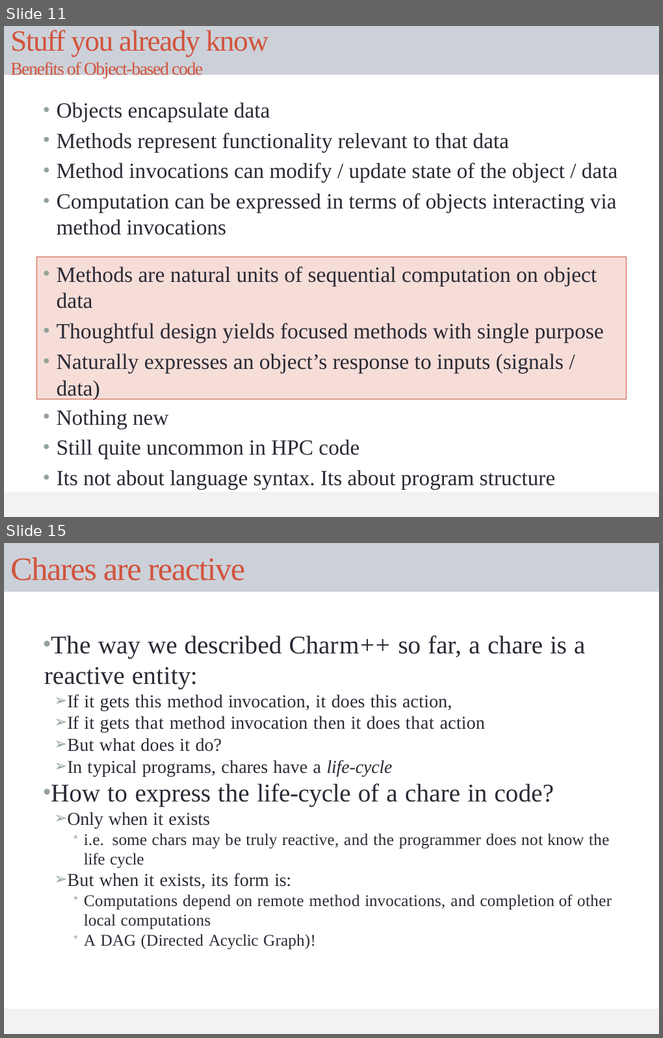
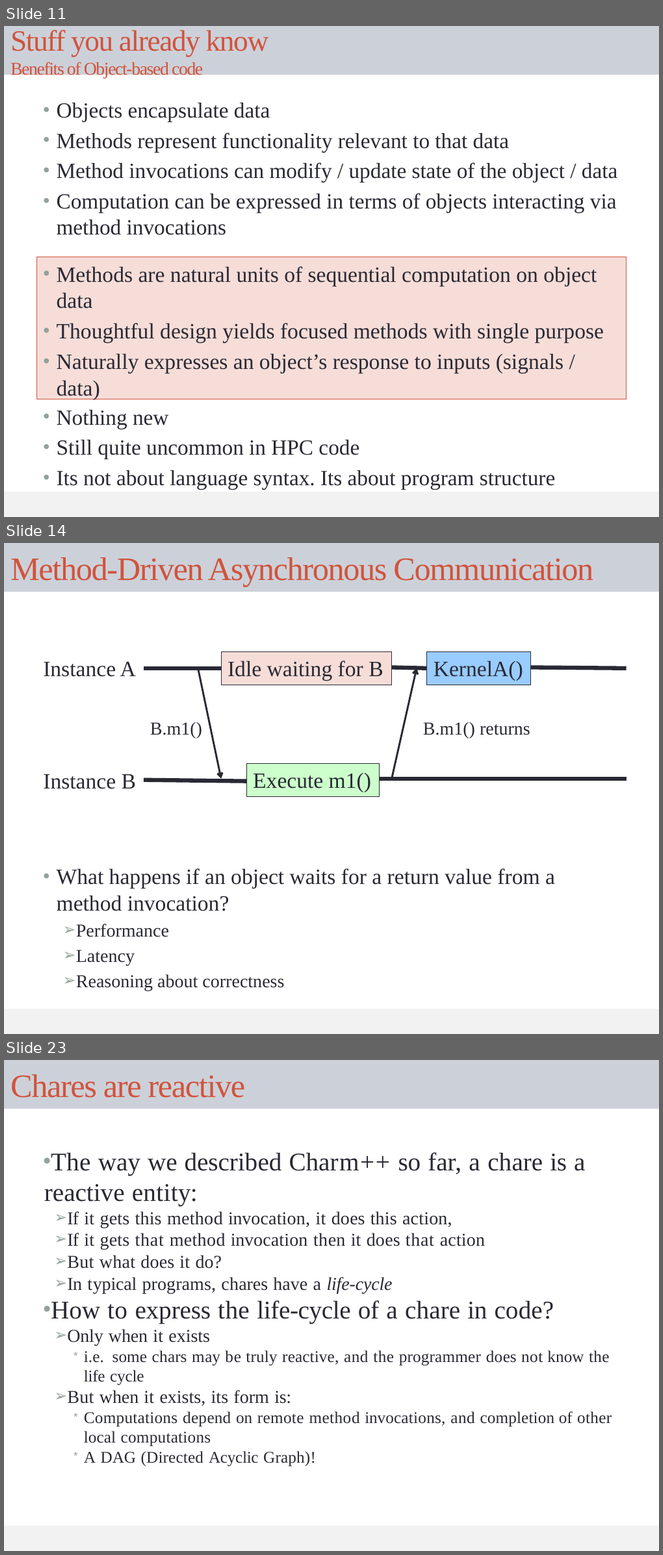
Before and after one commit to UIUC-PPL/charm_tutorial, a slide deck: tutorial.pptx. Shown one above the other, each under a label of ours: slides 11 and 15 before the commit, slides 11, 14 and 23 after it; the slides between them are not shown. The pictures are 663x1038 and 663x1555 pixels, drawn with LibreOffice and Linux fonts; fonts in the diff are those of the drawing. Boxes give left, top, right and bottom in pixels: in the first picture for what was removed or moved away, otherwise in the second. Text is boxed around its words. In the diff, an @@ line names an element or a change of style, - is before the commit and + after.

```diff
--- a/tutorial.pptx
+++ b/tutorial.pptx
@@ slide 14 added at bbox=[4, 543, 659, 1034], background #FFFFFF; not listed: 1 template element that a slide beside it also shows @@
@@ title added at bbox=[4, 543, 659, 592], fill #CCD1D9, 36 pt, text #D2533C @@
+Method-Driven Asynchronous Communication
@@ rectangle added at bbox=[221, 652, 391, 685], fill #F6DDD8, outline #292934 0.75 pt, 24 pt, text #292934 @@
+Idle waiting for B
@@ rectangle added at bbox=[427, 652, 530, 685], fill #99CCFF, outline #292934 0.75 pt, 24 pt, text #292934 @@
+KernelA()
@@ text added at bbox=[43, 661, 136, 677], 24 pt, text #292934 @@
+Instance A
@@ line added from (144, 668) to (221, 668), #292934 4.5 pt @@
@@ arrow added from (198, 668) to (221, 779), #292934 2.08 pt @@
@@ line added from (392, 668) to (427, 668), #292934 4.5 pt @@
@@ arrow added from (392, 779) to (417, 668), #292934 2.08 pt @@
@@ line added from (530, 668) to (627, 668), #292934 4.5 pt @@
@@ text added at bbox=[150, 722, 202, 739], 20 pt, text #292934 @@
+B.m1()
@@ text added at bbox=[423, 722, 530, 739], 20 pt, text #292934 @@
+B.m1() returns
@@ text added at bbox=[43, 774, 136, 789], 24 pt, text #292934 @@
+Instance B
@@ rectangle added at bbox=[246, 764, 379, 797], fill #CCFFCC, outline #292934 0.75 pt, 24 pt, text #292934 @@
+Execute m1()
@@ line added from (144, 780) to (246, 782), #292934 4.5 pt @@
@@ line added from (380, 779) to (627, 779), #292934 4.5 pt @@
@@ text added at bbox=[57, 869, 555, 991], 24 pt, text #292934 @@
+• What happens if an object waits for a return value from a method invocation?
+  ➢ Performance
+  ➢ Latency
+  ➢ Reasoning about correctness
@@ what was slide 15 is now slide 23 @@
```
Also in this commit, not shown: 4 slides changed, 7 other slides added.
